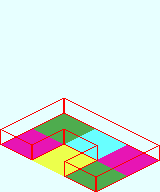
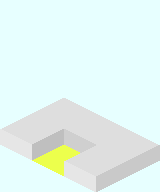
Revision of a layered 160px x 192px image; what changed, layer by layer:
added layer "Wall" above "Wired" over box(0, 98, 160, 192)
